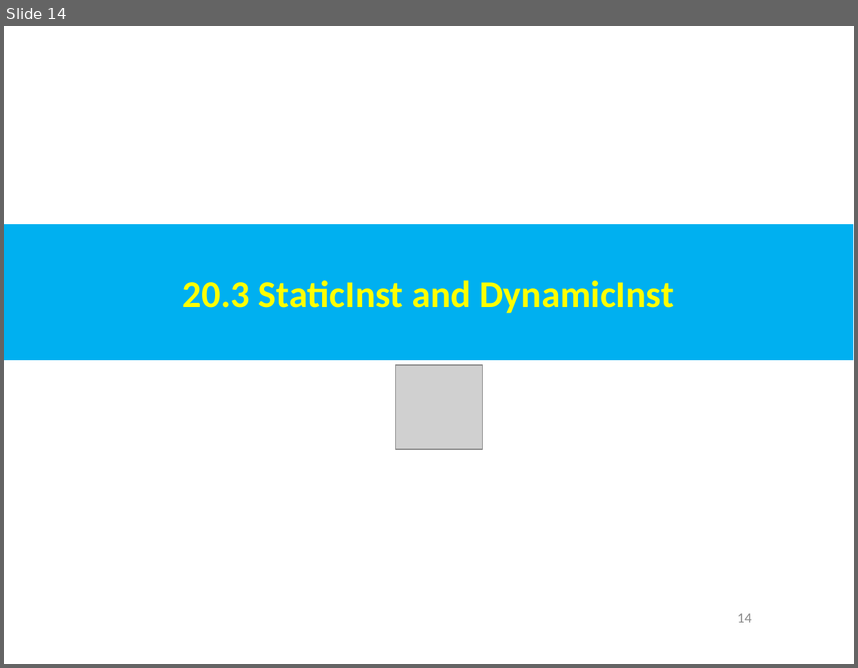
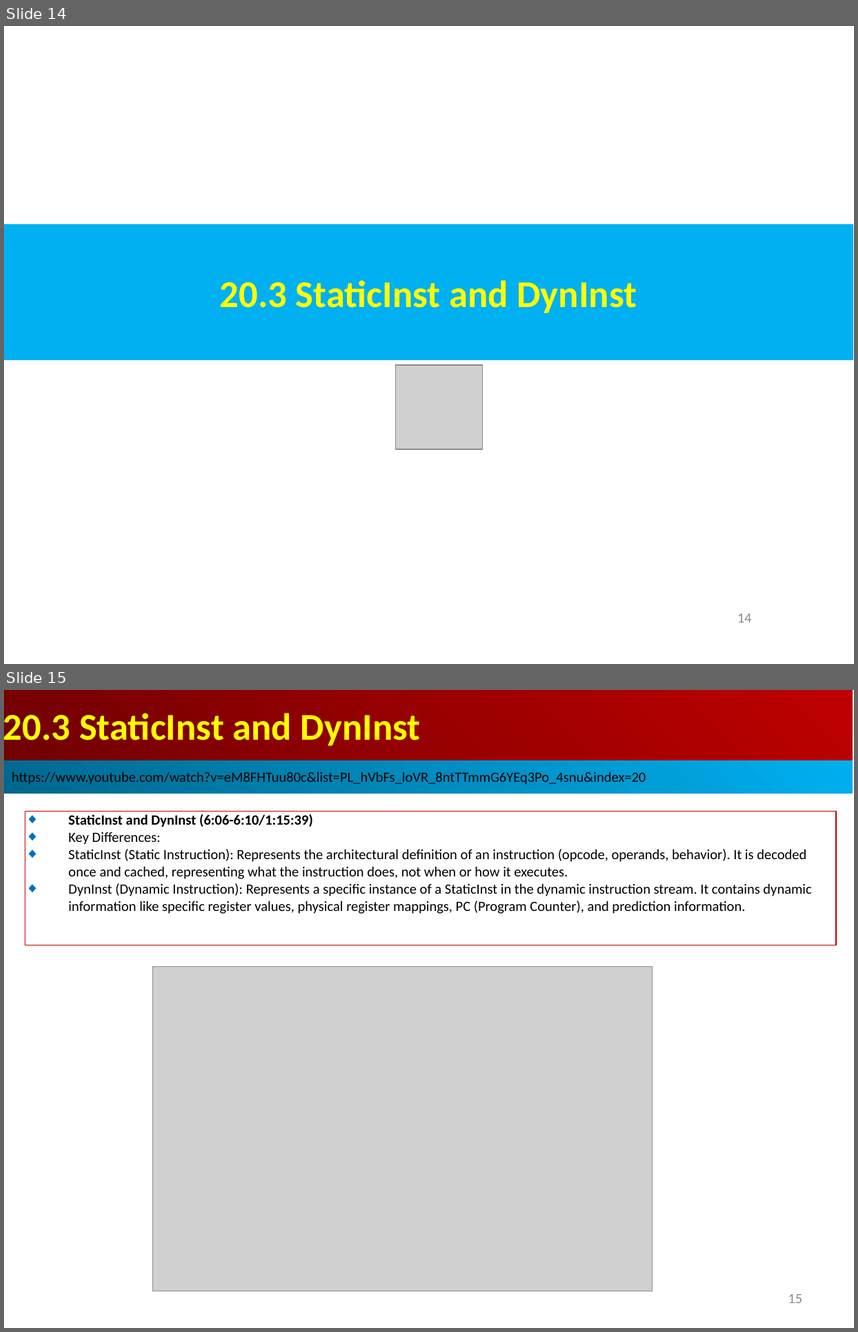
Before and after one commit to peterhchen/AIU_CS850_Gem5_McPAT, a slide deck: 050_Gem5/020.ModelCore/000_Video/020.ModelCore.ppt. Shown one above the other, each under a label of ours: slide 14 before the commit, slides 14 and 15 after it. The pictures are 858x668 and 858x1332 pixels, drawn with LibreOffice and Linux fonts; fonts in the diff are those of the drawing; grey boxes stand for pictures. Boxes give left, top, right and bottom in pixels: in the first picture for what was removed or moved away, otherwise in the second. Text is boxed around its words. In the diff, an @@ line names an element or a change of style, - is before the commit and + after.

```diff
--- a/050_Gem5/020.ModelCore/000_Video/020.ModelCore.ppt
+++ b/050_Gem5/020.ModelCore/000_Video/020.ModelCore.ppt
@@ slide 15 added at bbox=[4, 690, 854, 1328], background #FFFFFF @@
@@ rectangle added at bbox=[4, 690, 853, 760], fill gradient #BF0000 to #710000, 32 pt, text #FFFF00, bold @@
+20.3 StaticInst and DynInst
@@ rectangle added at bbox=[4, 760, 853, 793], fill gradient #00AFEF to #00688E, 12 pt, text #000000 @@
+https://www.youtube.com/watch?v=eM8FHTuu80c&list=PL_hVbFs_loVR_8ntTTmmG6YEq3Po_4snu&index=20
@@ rectangle added at bbox=[25, 811, 836, 945], outline #C00000 0.74 pt, 12 pt, text #000000 @@
+◆ StaticInst and DynInst (6:06-6:10/1:15:39)
+◆ Key Differences:
+◆ StaticInst (Static Instruction): Represents the architectural definition of an instruction (opcode, operands, behavior). It is decoded once and cached, representing what the instruction does, not when or how it executes.
+◆ DynInst (Dynamic Instruction): Represents a specific instance of a StaticInst in the dynamic instruction stream. It contains dynamic information like specific register values, physical register mappings, PC (Program Counter), and prediction information.
@@ picture added at bbox=[153, 966, 653, 1290] @@
@@ page number added at bbox=[788, 1294, 802, 1303], 12 pt, text #8B8B8B @@
+15
@@ slide 14 changed as well @@
@@ text in rectangle at bbox=[220, 280, 637, 313]: text changed @@
-20.3 StaticInst and DynamicInst
+20.3 StaticInst and DynInst
```
Also in this commit, not shown: 44 other slides changed, 1 other slide added.
